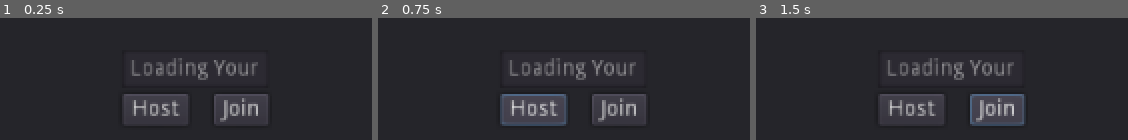
Above: before the commit, frames 1-3 (left to right).
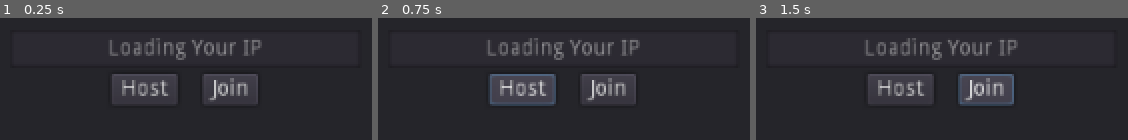
Above: after the commit, the same moments.

Repository: MichaelBelousov/optt-multiplayer-jam
Game: Godot game, scene res://ui/ConnectMenu.tscn
Two runs of this game, one before a commit and one after it. Both use one fixed random seed, a clock stepped at 60 frames per second and the inputs below. This scene is started directly instead of the project's main scene.
Inputs:
- Up to frame 1 (0.25 s): no input
- Up to frame 2 (0.75 s): click "Host" at 0.5 s
- Up to frame 3 (1.5 s): click "Join" at 1.25 s

The runs differ from the first frame. In frame 1, 12% of the frame differs, in the area x 29-73%, y 16-87%; in frame 2, 14%, in the area x 29-73%, y 16-89%; in frame 3, 14%.
Error in both runs: Invalid set index 'name' (on base: 'Reference (HostNetContext.gd)') with value of type 'String'. (res://ui/ConnectMenu.gd:24)

Commit message:
clean up UI

Diff:
--- a/ui/ConnectMenu.tscn
+++ b/ui/ConnectMenu.tscn
@@ -10,34 +10,37 @@
 script = ExtResource( 1 )
 
 [node name="VBoxContainer" type="VBoxContainer" parent="."]
-anchor_left = 0.5
 anchor_top = 0.5
-anchor_right = 0.5
+anchor_right = 1.0
 anchor_bottom = 0.5
-margin_left = -40.5
-margin_top = -24.0
-margin_right = 40.5
-margin_bottom = 24.0
+margin_left = 401.0
+margin_top = -37.0
+margin_right = -401.0
+margin_bottom = 37.0
 
 [node name="IPInput" type="LineEdit" parent="VBoxContainer"]
-margin_right = 93.0
+margin_right = 222.0
 margin_bottom = 24.0
 align = 1
-expand_to_text_length = true
 placeholder_text = "Loading Your IP"
 
-[node name="Btns" type="HBoxContainer" parent="VBoxContainer"]
+[node name="Center" type="CenterContainer" parent="VBoxContainer"]
 margin_top = 28.0
-margin_right = 93.0
+margin_right = 222.0
 margin_bottom = 48.0
+
+[node name="Btns" type="HBoxContainer" parent="VBoxContainer/Center"]
+margin_left = 64.0
+margin_right = 157.0
+margin_bottom = 20.0
 custom_constants/separation = 16
 
-[node name="Host" type="Button" parent="VBoxContainer/Btns"]
+[node name="Host" type="Button" parent="VBoxContainer/Center/Btns"]
 margin_right = 42.0
 margin_bottom = 20.0
 text = "Host"
 
-[node name="Join" type="Button" parent="VBoxContainer/Btns"]
+[node name="Join" type="Button" parent="VBoxContainer/Center/Btns"]
 margin_left = 58.0
 margin_right = 93.0
 margin_bottom = 20.0
@@ -46,5 +49,5 @@
 [node name="AudioStreamPlayer" type="AudioStreamPlayer" parent="."]
 stream = ExtResource( 2 )
 
-[connection signal="pressed" from="VBoxContainer/Btns/Host" to="." method="on_host"]
-[connection signal="pressed" from="VBoxContainer/Btns/Join" to="." method="on_join"]
+[connection signal="pressed" from="VBoxContainer/Center/Btns/Host" to="." method="on_host"]
+[connection signal="pressed" from="VBoxContainer/Center/Btns/Join" to="." method="on_join"]
